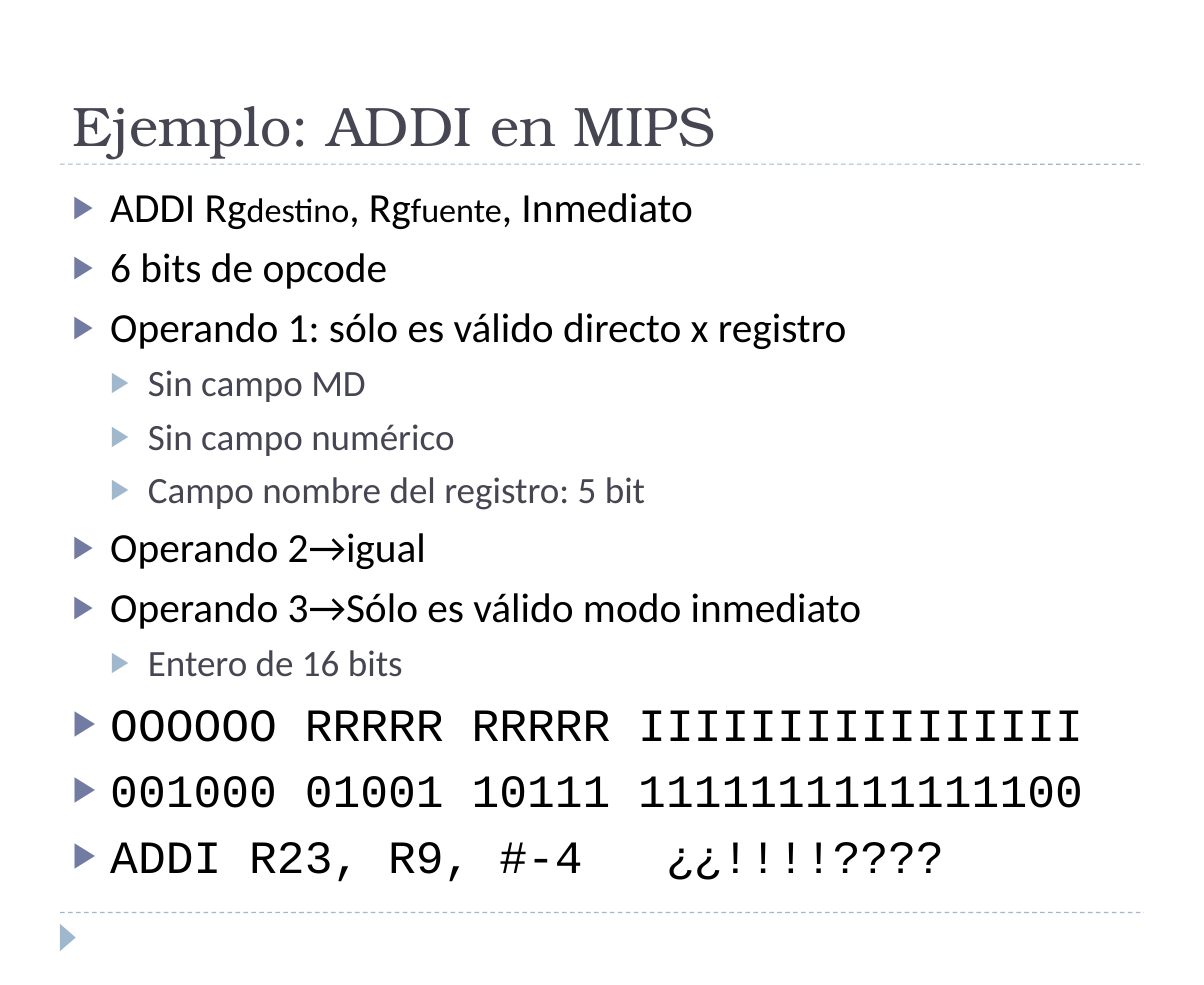
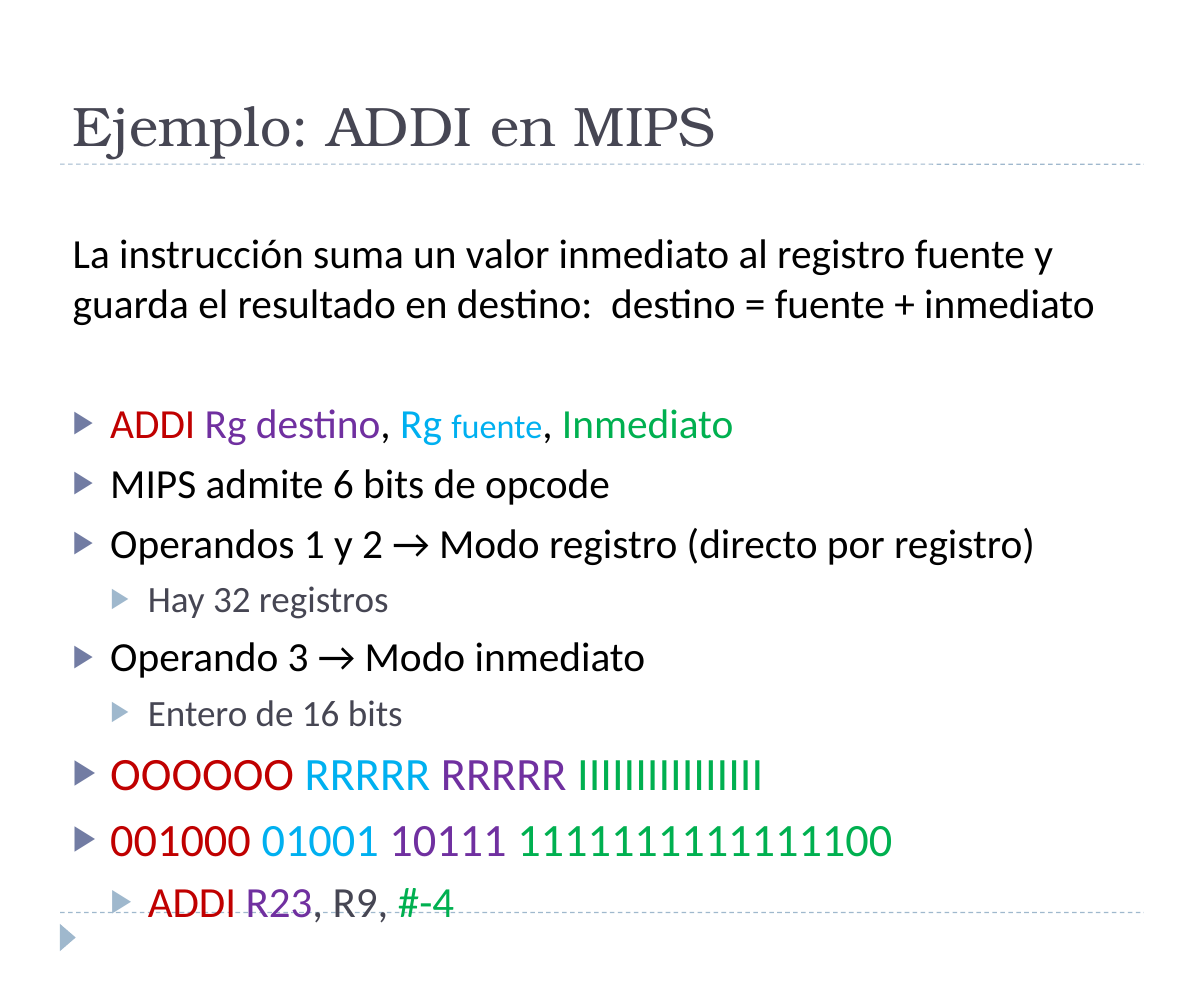
Before and after one commit to luisfromero/fucomp, a slide deck: slide 98 of temas/tema2.pptx (slide 99 before the commit). Drawn at 1204x985 pixels with LibreOffice and Linux fonts; fonts in the diff are those of the drawing. Boxes give left, top, right and bottom in pixels: in the first picture for what was removed or moved away, otherwise in the second. Text is boxed around its words. In the diff, an @@ line names an element or a change of style, - is before the commit and + after.

```diff
--- a/temas/tema2.pptx
+++ b/temas/tema2.pptx
@@ text "La instrucción suma un valor ...": place and size @@
-text "La instrucción suma un valor ..." at <box>110,193,1083,882</box>
+text "La instrucción suma un valor ..." at <box>73,239,1095,923</box>
@@ text at <box>73,239,1095,678</box>: text changed @@
-▶ ADDI Rgdestino, Rgfuente, Inmediato
-▶ 6 bits de opcode
-▶ Operando 1: sólo es válido directo x registro
-  ▶ Sin campo MD
-  ▶ Sin campo numérico
-  ▶ Campo nombre del registro: 5 bit
-▶ Operando 2→igual
-▶ Operando 3→Sólo es válido modo inmediato
+La instrucción suma un valor inmediato al registro fuente y guarda el resultado en destino: destino = fuente + inmediato
+▶ ADDI Rg destino, Rg fuente, Inmediato
+▶ MIPS admite 6 bits de opcode
+▶ Operandos 1 y 2 → Modo registro (directo por registro)
+  ▶ Hay 32 registros
+▶ Operando 3 → Modo inmediato
@@ text at <box>110,760,892,857</box>: font Courier New to Calibri in "OOOOOO RRRRR RRRRR IIIIIIIIIIIIIIII", "001000 01001 10111 1111111111111100"; text colour #000000 to #C00000 in "OOOOOO", "001000"; text colour #000000 to #00B0F0 in "RRRRR", "01001"; text colour #000000 to #7030A0 in "RRRRR", "10111"; text colour #000000 to #00B050 in "IIIIIIIIIIIIIIII", "1111111111111100" @@
@@ text at <box>148,888,454,923</box>: text changed; size 30 to 27.8 pt; font Courier New to Calibri; text colour #000000 to #C00000 @@
-▶ ADDI R23, R9, #-4 ¿¿!!!!????
+  ▶ ADDI R23, R9, #-4
```
Also in this commit, not shown: 15 other slides changed, 26 slides added, 14 slides removed, 5 other files.
